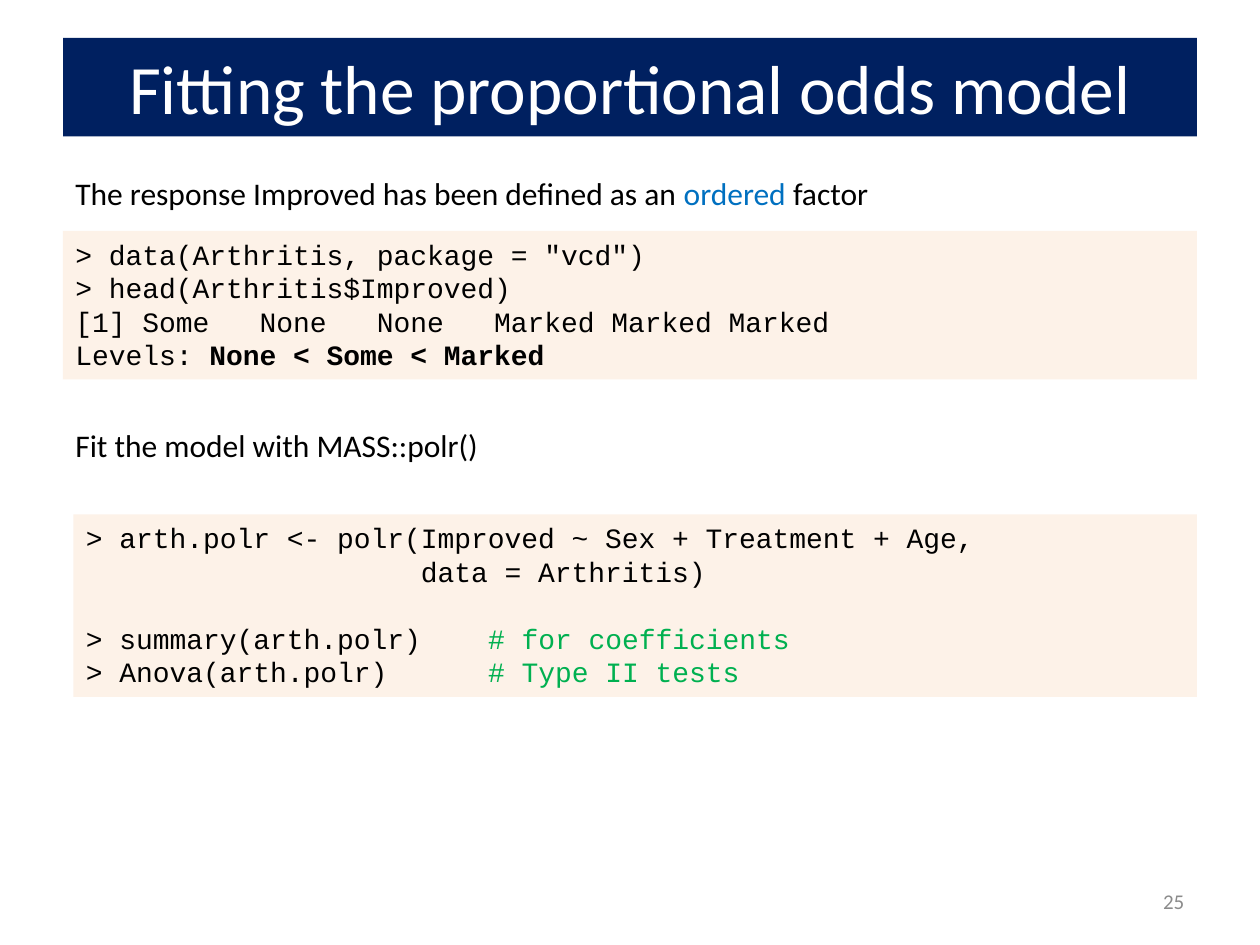
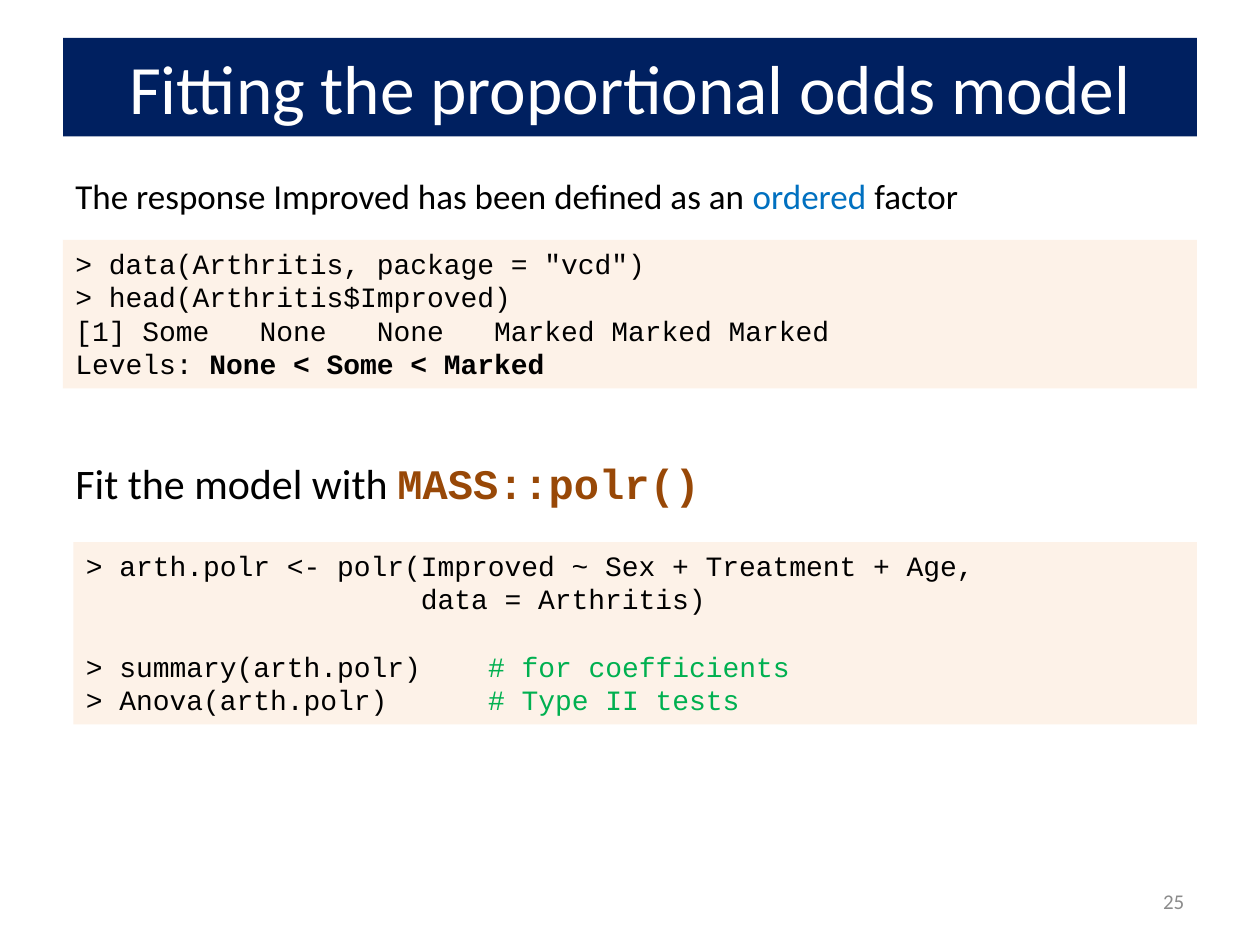
Before and after one commit to friendly/psy6136, a slide deck: slide 25 of lectures/07-logistic2.pptx. Drawn at 1260x945 pixels with LibreOffice and Linux fonts; fonts in the diff are those of the drawing. Boxes give left, top, right and bottom in pixels: in the first picture for what was removed or moved away, otherwise in the second. Text is boxed around its words. In the diff, an @@ line names an element or a change of style, - is before the commit and + after.

```diff
--- a/lectures/07-logistic2.pptx
+++ b/lectures/07-logistic2.pptx
@@ text "The response Improved has been ..." at [75,184,958,215]: size 18 to 20 pt @@
@@ rectangle "> data(Arthritis, package = "vcd")": place and size @@
-rectangle "> data(Arthritis, package = "vcd")" at [63,231,1197,379]
+rectangle "> data(Arthritis, package = "vcd")" at [63,241,1197,389]
@@ text "Fit the model with MASS::polr()": place and size @@
-text "Fit the model with MASS::polr()" at [75,434,478,462]
+text "Fit the model with MASS::polr()" at [75,469,700,508]
@@ text "Fit the model with MASS::polr()" at [75,469,700,508]: size 18 to 24 pt; font Calibri to Courier New, text colour #000000 to #984807, bold on in "MASS::polr()" @@
@@ rectangle "> arth.polr <- polr(Improved ~ ...": place and size @@
-rectangle "> arth.polr <- polr(Improved ~ ..." at [73,514,1197,697]
+rectangle "> arth.polr <- polr(Improved ~ ..." at [73,542,1197,724]
```
Also in this commit, not shown: 23 other slides changed, 1 slide added, 1 slide removed, 7 other files.
